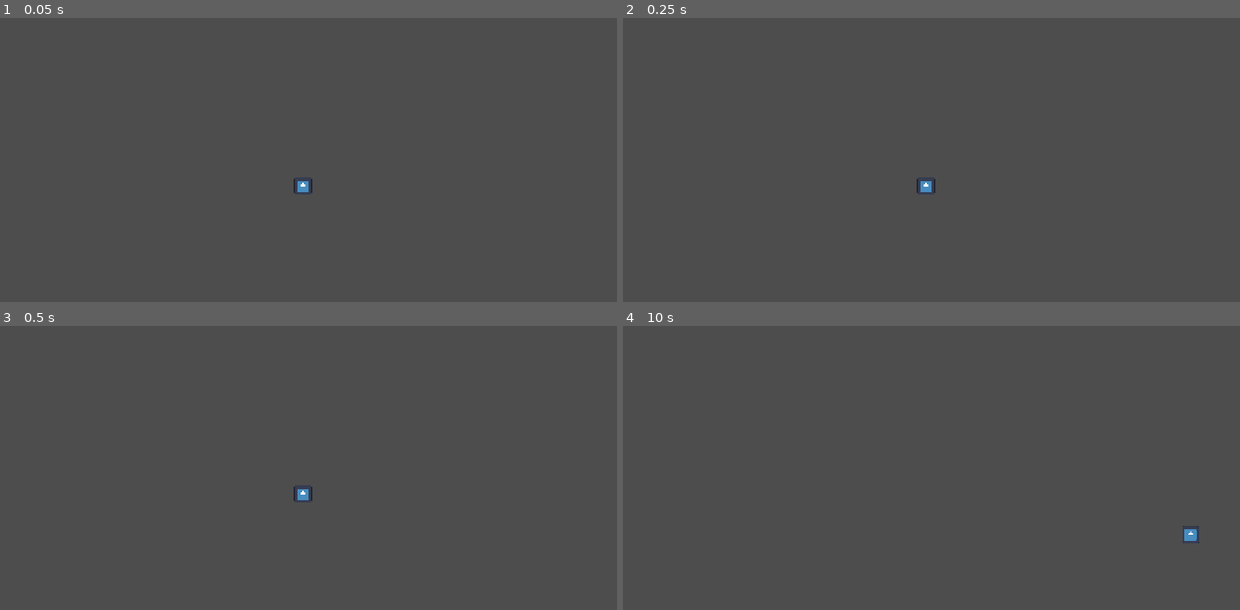
Above: before the commit, frames 1-4 (two rows, left to right).
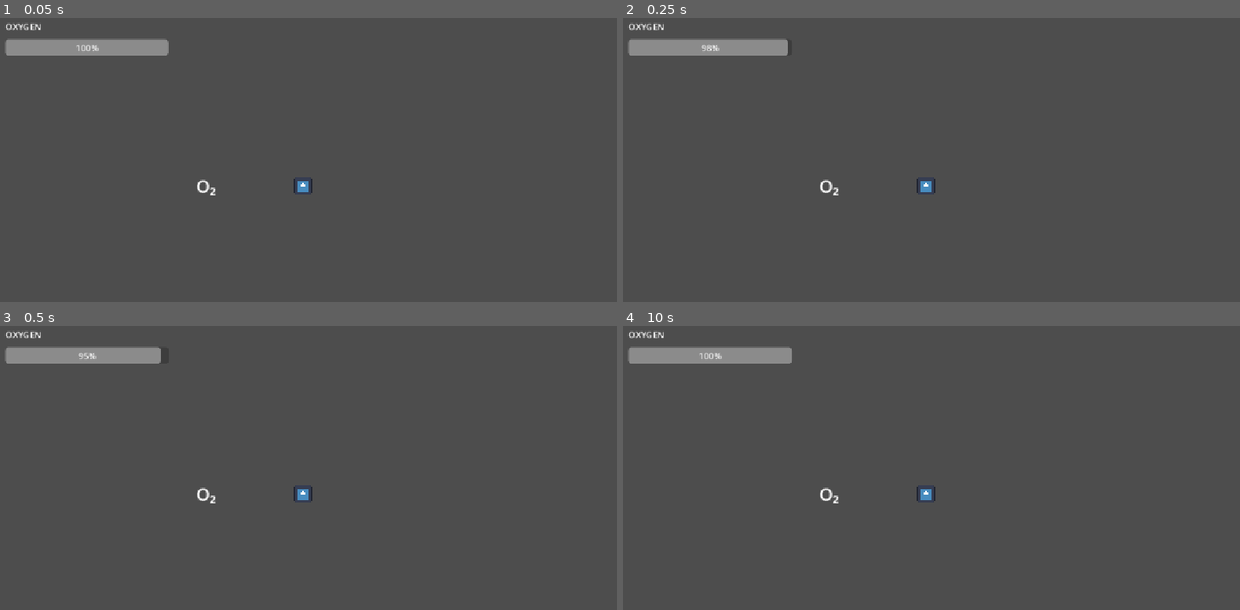
Above: after the commit, the same moments.

Repository: fiyinnn/Tidebound-game
Game: Godot game, scene res://Scenes/main.tscn
Same seed, same stepped clock (60 frames per second), same inputs: the game is played once before the commit and once after it. The engine's default icon, where the game draws it, is replaced by a stand-in: a white triangle on a blue panel in a dark square.
Inputs:
- Up to frame 1 (0.05 s): no input
- Up to frame 2 (0.25 s): no input
- Up to frame 3 (0.5 s): no input
- Up to frame 4 (10 s): tap Enter at 0.5, 8.75 s; hold D (move_right) 0.53-1.28 s; hold Down (move_down) 1.28-2.03 s; hold D (move_right) 2.03-2.78 s; hold Up (move_up) 2.78-3.53 s; hold A (move_left) 3.53-5.03 s; hold Down (move_down) 5.03-5.78 s; hold D (move_right) 5.78-6.53 s; hold Up (move_up) 6.53-7.28 s; hold D (move_right) 7.28-8.03 s; tap Space at 8 s; hold Down (move_down) 8.03-8.78 s; hold A (move_left) 8.78-9.53 s; hold Up (move_up) from 9.53 s (still down)

The runs differ from the first frame. In frame 1, 1.6% of the frame differs, in the area x 0-35%, y 1-63%; in frame 2, 1.6%; in frame 3, 1.6%; in frame 4, 1.8%, in the area x 0-94%, y 1-77%.

Commit message:
Add oxygen depletion and refill system

Diff:
--- a/game/tidebound/Scenes/main.tscn
+++ b/game/tidebound/Scenes/main.tscn
@@ -1,11 +1,14 @@
 [gd_scene format=3 uid="uid://d1ymn4qsk2w6f"]
 
+[ext_resource type="Script" uid="uid://e0is6haskjmh" path="res://Scripts/main.gd" id="1_bo1nx"]
 [ext_resource type="PackedScene" uid="uid://crwv8emwndjgn" path="res://Scenes/player.tscn" id="1_jjgbg"]
+[ext_resource type="PackedScene" uid="uid://cv8ga864mw6gu" path="res://Scenes/oxygen_bubble.tscn" id="3_8gbba"]
 
 [sub_resource type="RectangleShape2D" id="RectangleShape2D_5h11f"]
 size = Vector2(100, 300)
 
 [node name="main" type="Node2D" unique_id=393614202]
+script = ExtResource("1_bo1nx")
 
 [node name="Player" parent="." unique_id=580810578 instance=ExtResource("1_jjgbg")]
 position = Vector2(576, 324)
@@ -15,3 +18,22 @@
 
 [node name="CollisionShape2D" type="CollisionShape2D" parent="Testwall" unique_id=525623567]
 shape = SubResource("RectangleShape2D_5h11f")
+
+[node name="HUD" type="CanvasLayer" parent="." unique_id=1597203634]
+
+[node name="OxygenLabel" type="Label" parent="HUD" unique_id=1271549223]
+offset_left = 30.0
+offset_top = 20.0
+offset_right = 96.0
+offset_bottom = 43.0
+text = "OXYGEN"
+
+[node name="OxygenBar" type="ProgressBar" parent="HUD" unique_id=1520626129]
+offset_left = 30.0
+offset_top = 55.0
+offset_right = 330.0
+offset_bottom = 85.0
+value = 100.0
+
+[node name="OxygenBubble" parent="." unique_id=2009595657 instance=ExtResource("3_8gbba")]
+position = Vector2(400, 324)
--- /dev/null
+++ b/game/tidebound/Scenes/oxygen_bubble.tscn
@@ -0,0 +1,20 @@
+[gd_scene format=3 uid="uid://cv8ga864mw6gu"]
+
+[ext_resource type="Script" uid="uid://cx5vkctxafglf" path="res://Scripts/oxygen_bubble.gd" id="1_k7t11"]
+
+[sub_resource type="CircleShape2D" id="CircleShape2D_5h11f"]
+radius = 30.0
+
+[node name="OxygenBubble" type="Area2D" unique_id=2009595657]
+script = ExtResource("1_k7t11")
+
+[node name="CollisionShape2D" type="CollisionShape2D" parent="." unique_id=1325186262]
+shape = SubResource("CircleShape2D_5h11f")
+
+[node name="BubbleVisual" type="Label" parent="." unique_id=620882616]
+offset_left = -20.0
+offset_top = -22.0
+offset_right = 20.0
+offset_bottom = 23.0
+theme_override_font_sizes/font_size = 32
+text = "O₂"
--- /dev/null
+++ b/game/tidebound/Scripts/main.gd
@@ -0,0 +1,33 @@
+extends Node2D
+
+@export var max_oxygen: float = 100.0
+@export var oxygen_drain_rate: float = 10.0
+
+var current_oxygen: float
+
+@onready var oxygen_bar: ProgressBar = $HUD/OxygenBar
+
+
+func _ready() -> void:
+	current_oxygen = max_oxygen
+	oxygen_bar.max_value = max_oxygen
+	oxygen_bar.value = current_oxygen
+
+
+func _process(delta: float) -> void:
+	current_oxygen = maxf(
+		current_oxygen - oxygen_drain_rate * delta,
+		0.0
+	)
+
+	oxygen_bar.value = current_oxygen
+
+	if current_oxygen <= 0.0:
+		get_tree().reload_current_scene()
+
+func refill_oxygen(amount: float) -> void:
+	current_oxygen = minf(
+		current_oxygen + amount,
+		max_oxygen
+	)
+	oxygen_bar.value = current_oxygen
--- /dev/null
+++ b/game/tidebound/Scripts/oxygen_bubble.gd
@@ -0,0 +1,16 @@
+extends Area2D
+
+@export var refill_amount: float = 40.0
+
+
+func _ready() -> void:
+	body_entered.connect(_on_body_entered)
+
+
+func _on_body_entered(body: Node2D) -> void:
+	if body is CharacterBody2D:
+		var main_scene := get_tree().current_scene
+
+		if main_scene.has_method("refill_oxygen"):
+			main_scene.call("refill_oxygen", refill_amount)
+			queue_free()
Not shown, added: game/tidebound/Scripts/main.gd.uid
Not shown, added: game/tidebound/Scripts/oxygen_bubble.gd.uid
